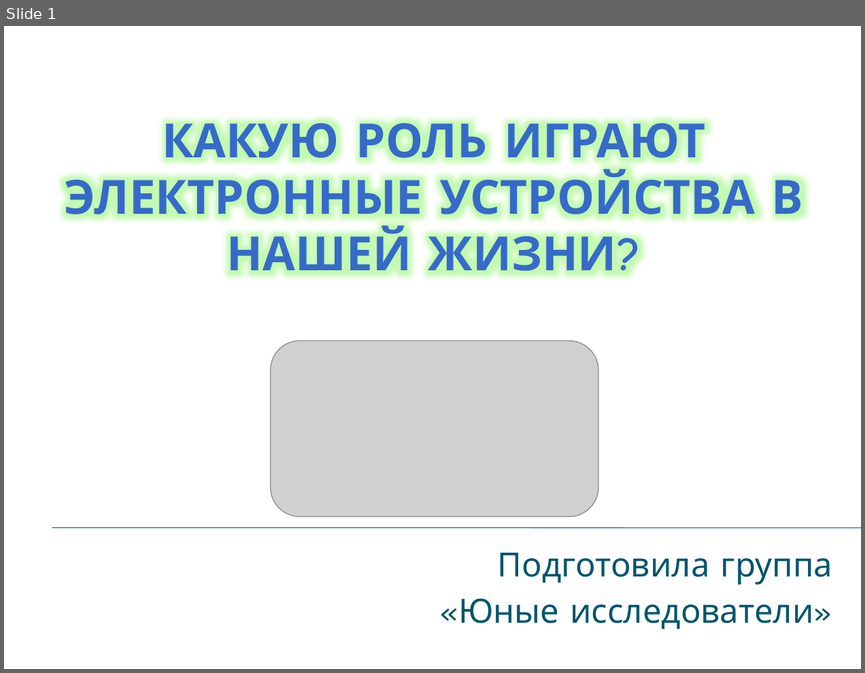
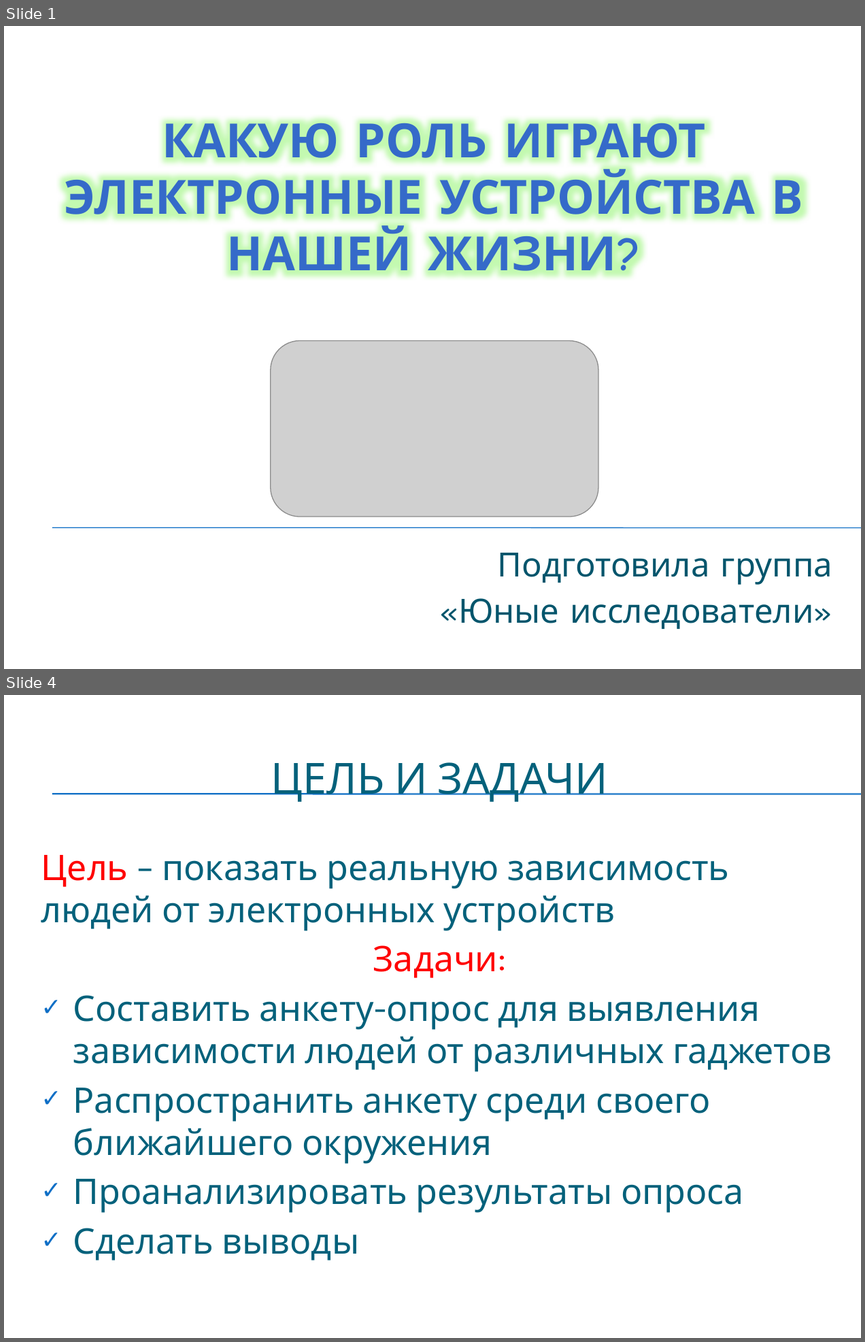
Before and after one commit to Proekt-po-IT/Proekt-po-IT.github.io, a slide deck: files/Какую роль играют электронные устройства в нашей жизни.pptx. Shown one above the other, each under a label of ours: slide 1 before the commit, slides 1 and 4 after it; the slides between them are not shown. The pictures are 865x673 and 865x1342 pixels, drawn with LibreOffice and Linux fonts; fonts in the diff are those of the drawing; grey boxes stand for pictures; background and template pictures are left out. Boxes give left, top, right and bottom in pixels: in the first picture for what was removed or moved away, otherwise in the second. Text is boxed around its words. In the diff, an @@ line names an element or a change of style, - is before the commit and + after.

```diff
--- a/files/Какую роль играют электронные устройства в нашей жизни.pptx
+++ b/files/Какую роль играют электронные устройства в нашей жизни.pptx
@@ slide 4 added at [4, 695, 861, 1338], background picture (left out) @@
@@ title added at [271, 762, 608, 802], 36 pt, text #04617B @@
+ЦЕЛЬ И ЗАДАЧИ
@@ line added from (52, 794) to (861, 794), #0F6FC6 0.75 pt @@
@@ line added from (52, 794) to (861, 794), #0F6FC6 0.75 pt @@
@@ text added at [41, 855, 832, 1260], 29.6 pt, text #04617B @@
+Цель – показать реальную зависимость людей от электронных устройств
+Задачи:
+✓ Составить анкету-опрос для выявления зависимости людей от различных гаджетов
+✓ Распространить анкету среди своего ближайшего окружения
+✓ Проанализировать результаты опроса
+✓ Сделать выводы
```
Also in this commit, not shown: 1 slide changed, 2 other slides added, 12 other files.
